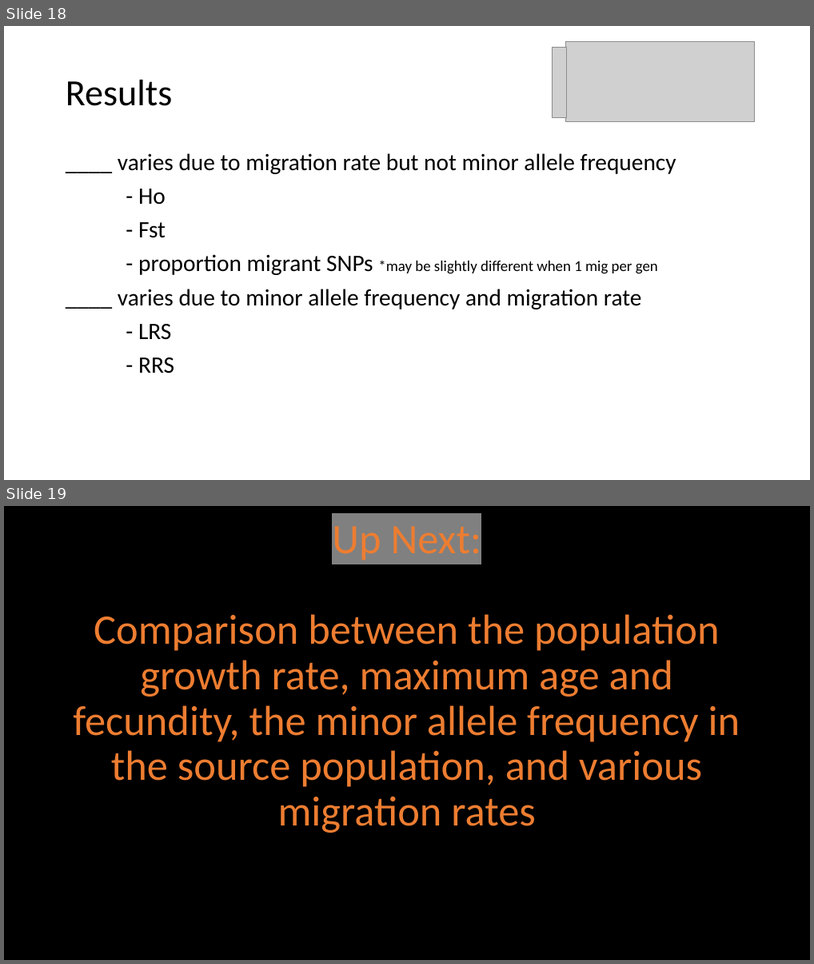
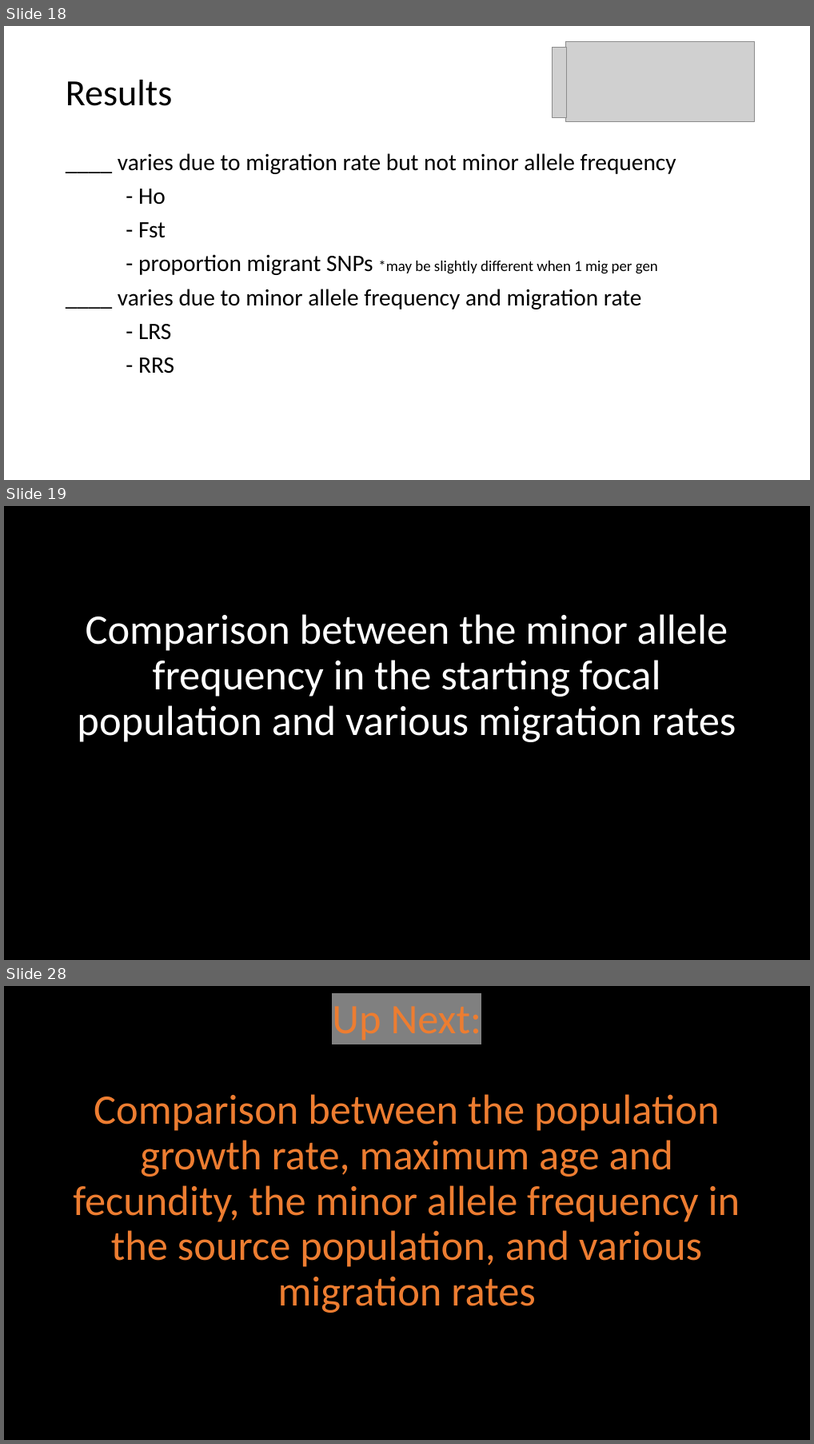
Before and after one commit to ginalamka/ComplexModel_ABM, a slide deck: Output_local/holding/figs/Figs_1.13.23.pptx. Shown one above the other, each under a label of ours: slides 18 and 19 before the commit, slides 18, 19 and 28 after it; the slides between them are not shown. The pictures are 814x964 and 814x1444 pixels, drawn with LibreOffice and Linux fonts; fonts in the diff are those of the drawing; grey boxes stand for pictures. Boxes give left, top, right and bottom in pixels: in the first picture for what was removed or moved away, otherwise in the second. Text is boxed around its words. In the diff, an @@ line names an element or a change of style, - is before the commit and + after.

```diff
--- a/Output_local/holding/figs/Figs_1.13.23.pptx
+++ b/Output_local/holding/figs/Figs_1.13.23.pptx
@@ slide 19 added at bbox=[4, 506, 810, 960], background #000000 @@
@@ text added at bbox=[77, 614, 737, 742], 50 pt, text #FFFFFF @@
+Comparison between the minor allele frequency in the starting focal population and various migration rates
@@ what was slide 19 is now slide 28 @@
```
Also in this commit, not shown: 2 slides changed, 8 other slides added, 16 other files.
